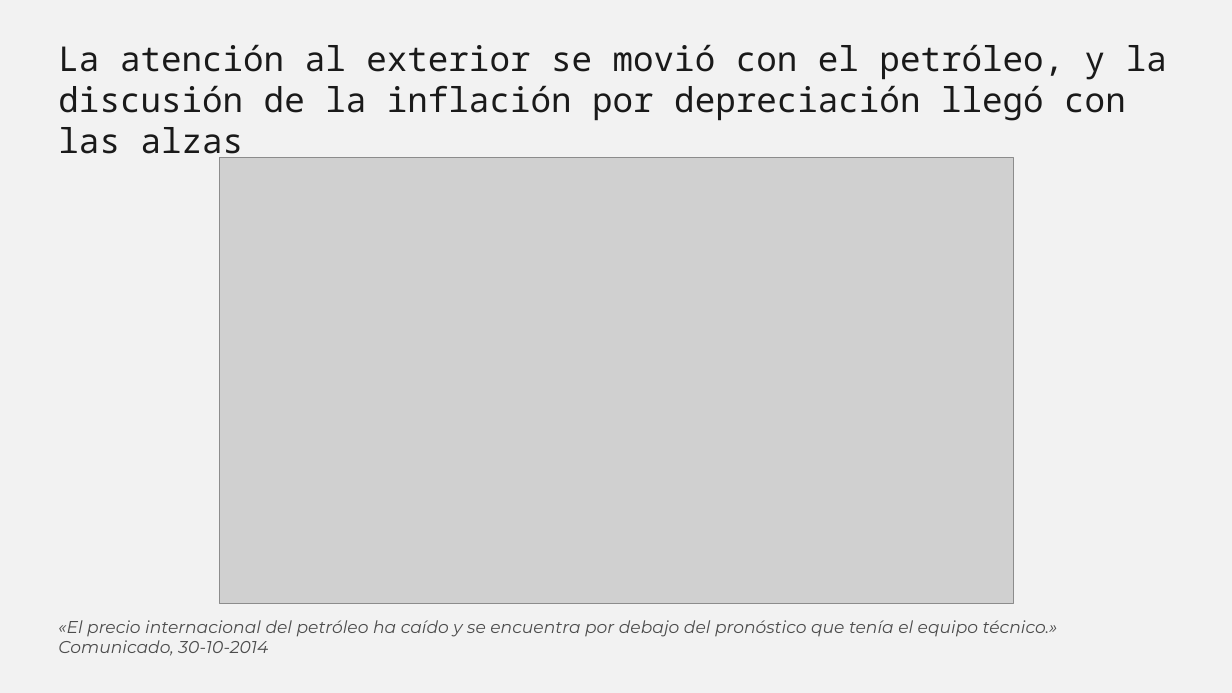
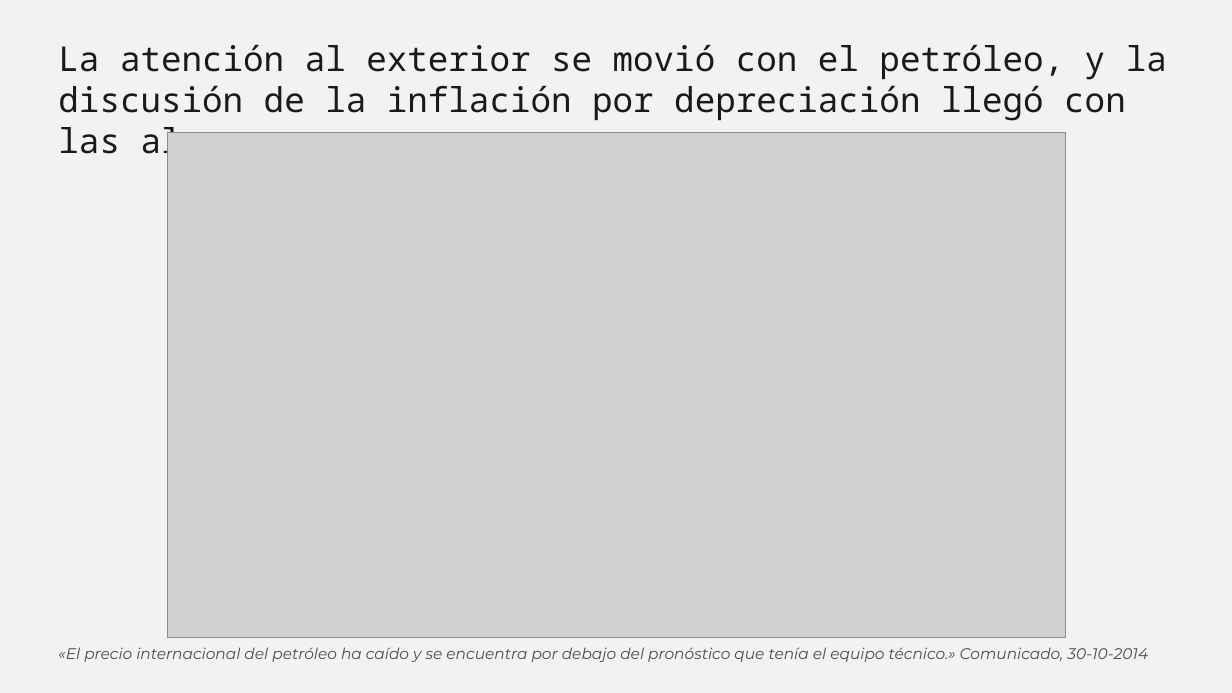
Before and after one commit to talleres-ECON3785/taller_03, a slide deck: slide 9 of 04_Presentaciones/borrador_presentacion.pptx. Drawn at 1232x693 pixels with LibreOffice and Linux fonts; fonts in the diff are those of the drawing; grey boxes stand for pictures. Boxes give left, top, right and bottom in pixels: in the first picture for what was removed or moved away, otherwise in the second. Text is boxed around its words. In the diff, an @@ line names an element or a change of style, - is before the commit and + after.

```diff
--- a/04_Presentaciones/borrador_presentacion.pptx
+++ b/04_Presentaciones/borrador_presentacion.pptx
@@ text "La atención al exterior se ..." rewrapped from [58, 44, 1167, 163] to [58, 44, 1167, 121] @@
@@ picture: place and size @@
-picture at [219, 157, 1013, 604]
+picture at [167, 132, 1064, 638]
@@ text "«El precio internacional del petróleo ...": place and size @@
-text "«El precio internacional del petróleo ..." at [58, 620, 1058, 656]
+text "«El precio internacional del petróleo ..." at [58, 647, 1148, 662]
@@ text "«El precio internacional del petróleo ..." at [58, 647, 1148, 662]: size 20 to 18 pt @@
```
Also in this commit, not shown: 12 other slides changed, 5 other files.
